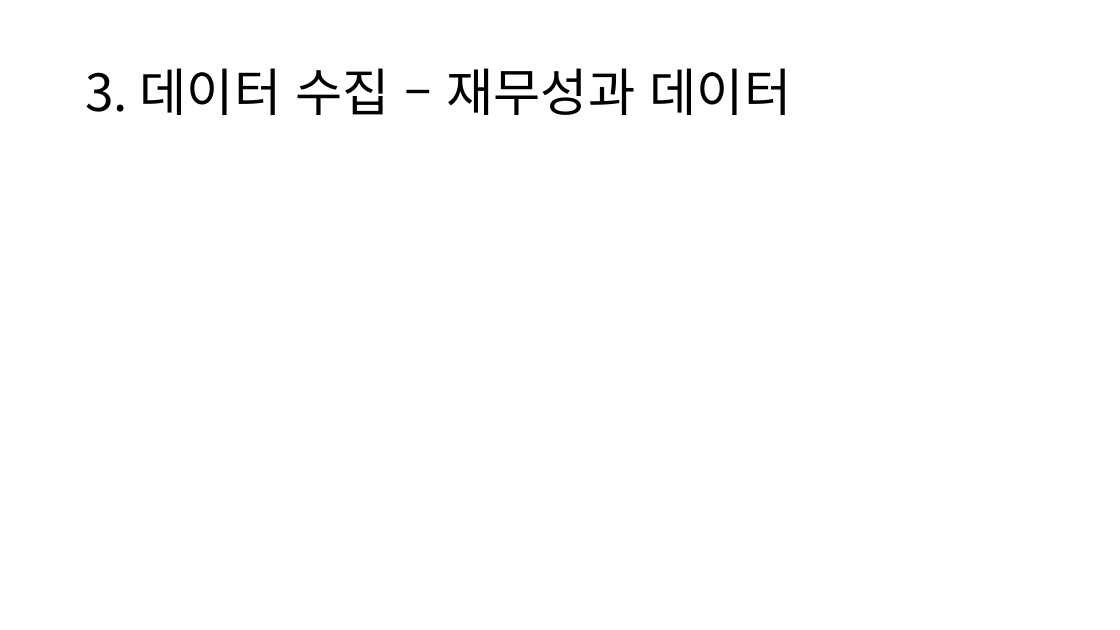
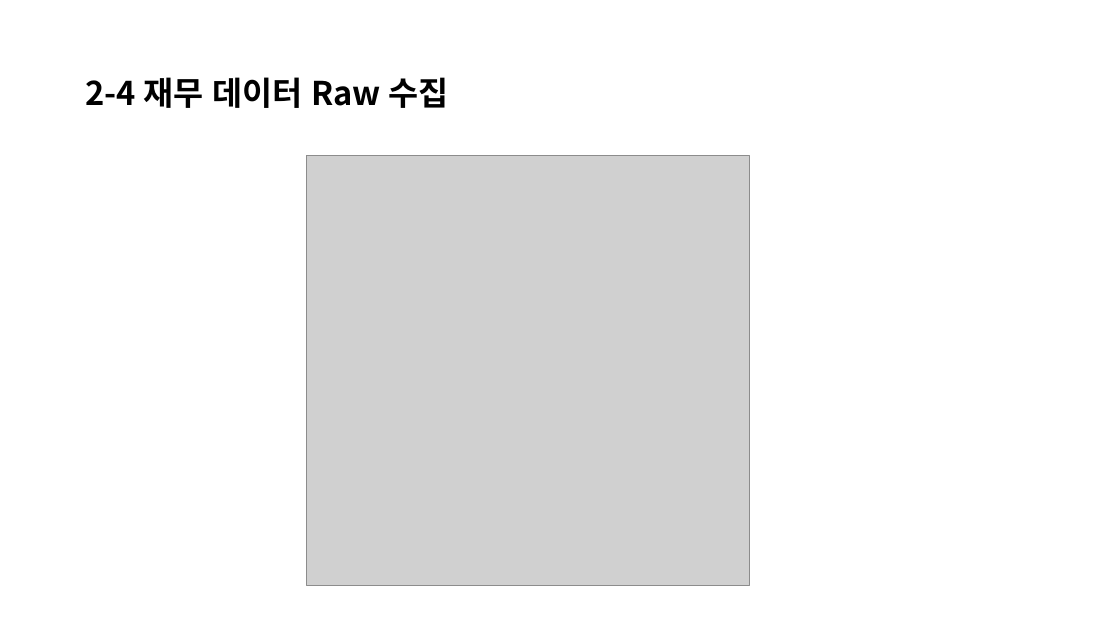
Before and after one commit to namdkgo/BigDataProject, a slide deck: slide 24 of 202344083_남동관_빅데이터_기말프로젝트_보고서.pptx (slide 6 before the commit). Drawn at 1120x630 pixels with LibreOffice and Linux fonts; fonts in the diff are those of the drawing; grey boxes stand for pictures. Boxes give left, top, right and bottom in pixels: in the first picture for what was removed or moved away, otherwise in the second. Text is boxed around its words. In the diff, an @@ line names an element or a change of style, - is before the commit and + after.

```diff
--- a/202344083_남동관_빅데이터_기말프로젝트_보고서.pptx
+++ b/202344083_남동관_빅데이터_기말프로젝트_보고서.pptx
@@ title at box(85, 77, 449, 108): text changed; size 44 to 28 pt; bold on @@
-3. 데이터 수집 – 재무성과 데이터
+2-4 재무 데이터 Raw 수집
@@ picture added at box(307, 155, 749, 586) @@
```
Also in this commit, not shown: 10 other slides changed, 49 slides added, 5 other files.
